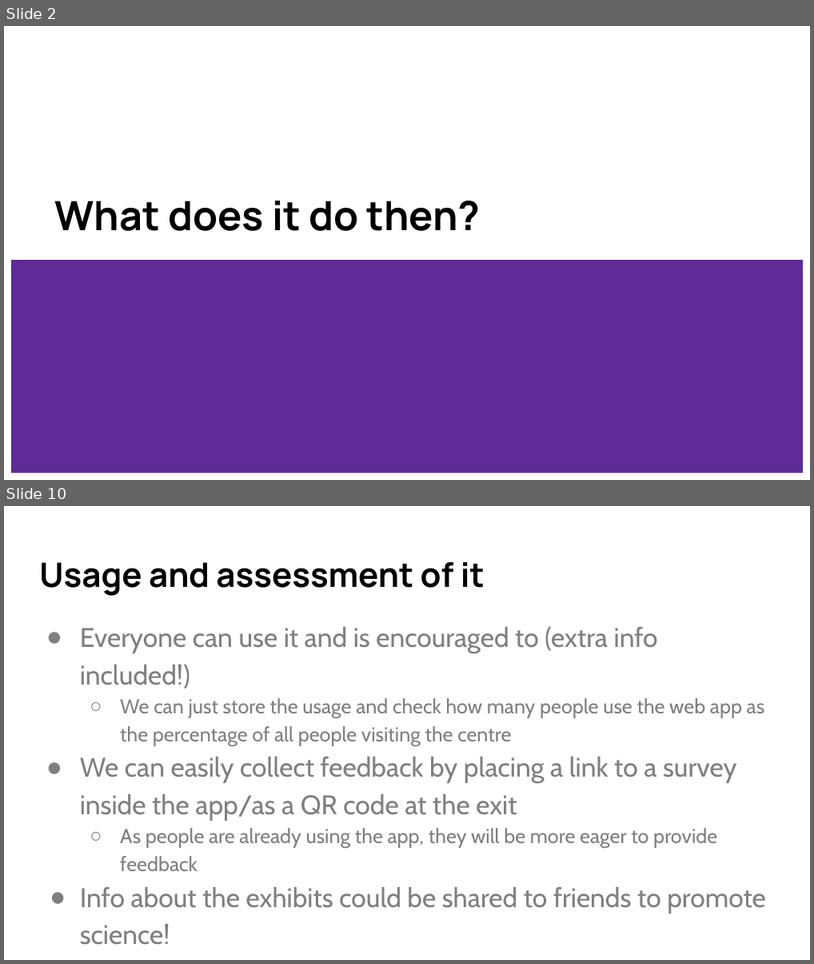
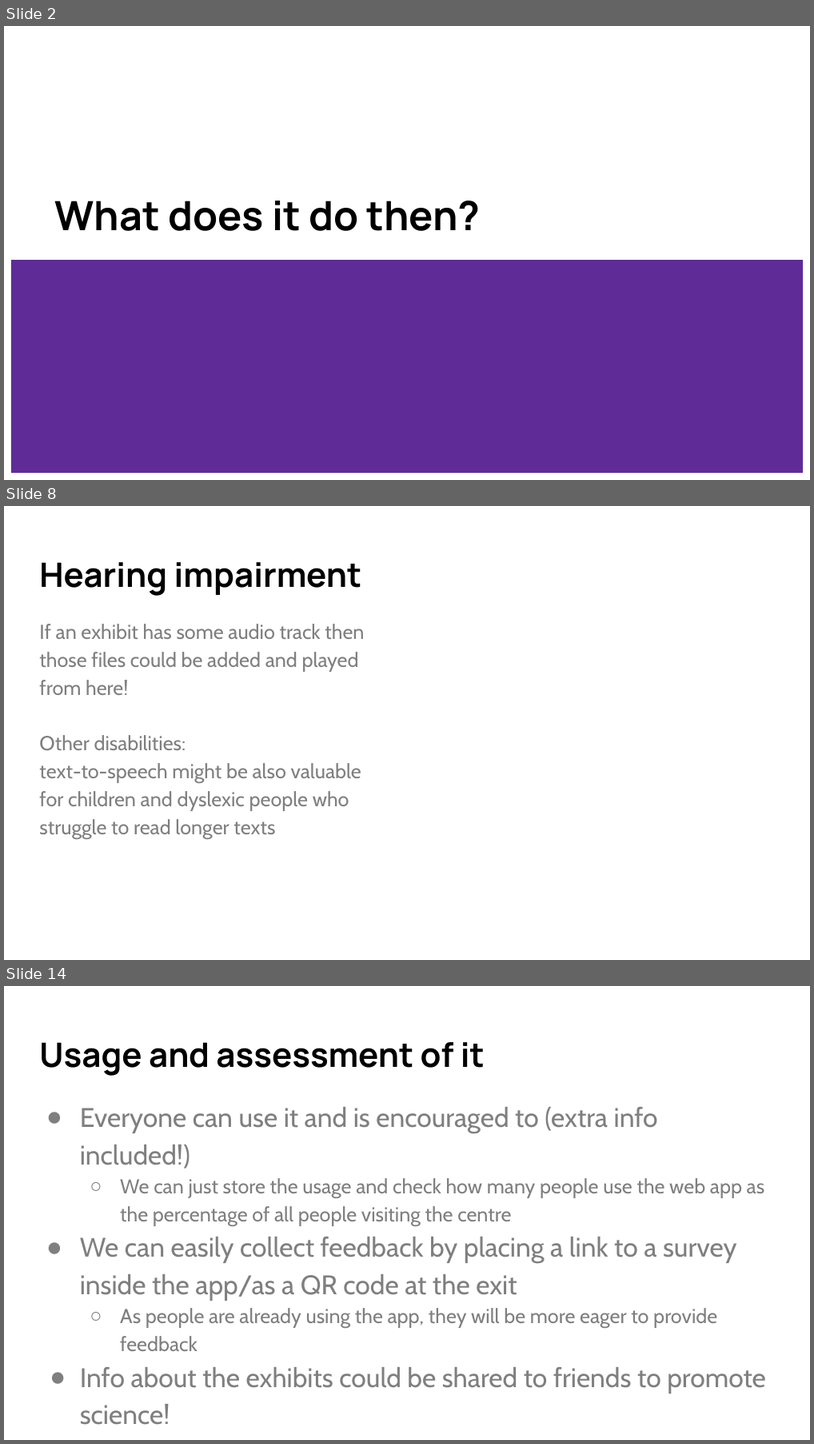
Before and after one commit to Glasgow19/team-5, a slide deck: presentation.pptx. Shown one above the other, each under a label of ours: slides 2 and 10 before the commit, slides 2, 8 and 14 after it; the slides between them are not shown. The pictures are 814x964 and 814x1444 pixels, drawn with LibreOffice and Linux fonts; fonts in the diff are those of the drawing. Boxes give left, top, right and bottom in pixels: in the first picture for what was removed or moved away, otherwise in the second. Text is boxed around its words. In the diff, an @@ line names an element or a change of style, - is before the commit and + after.

```diff
--- a/presentation.pptx
+++ b/presentation.pptx
@@ slide 8 added at [4,506,810,960], background #FFFFFF @@
@@ title added at [39,562,362,596], 30 pt, text #000000, bold @@
+Hearing impairment
@@ text added at [39,624,364,839], 18 pt, text #7F7F7F @@
+If an exhibit has some audio track then those files could be added and played from here!
+Other disabilities:
+text-to-speech might be also valuable for children and dyslexic people who struggle to read longer texts
@@ what was slide 10 is now slide 14 @@
```
Also in this commit, not shown: 9 slides changed, 5 other slides added, 2 slides removed.
